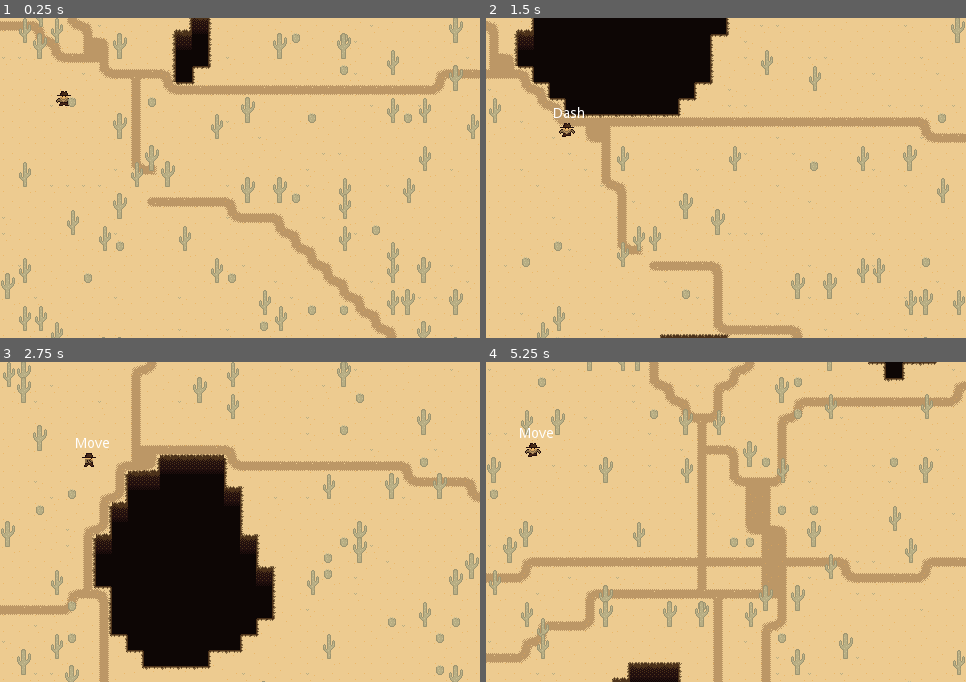
Above: before the commit, frames 1-4 (two rows, left to right).
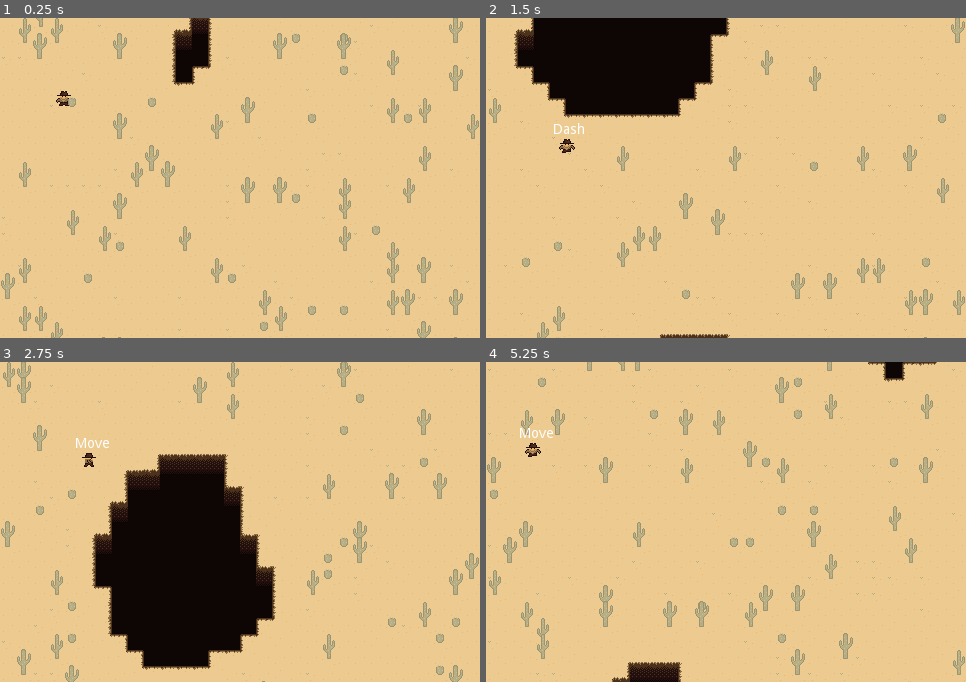
Above: after the commit, the same moments.

Repository: mikahimself/gun-fighters
Game: Godot game, scene res://scenes/World.tscn
The game is run twice, just before and just after one commit, with the same random seed, the same clock (stepped at 60 frames per second) and the same inputs.
Inputs:
- Up to frame 1 (0.25 s): no input
- Up to frame 2 (1.5 s): tap Enter (ui_accept) at 0.5, 0.77 s; hold Right (move_right) 0.53-1.28 s; hold R (draw_roads) 0.53-1.28 s; hold Down (move_down) from 1.28 s (still down); tap M (move_dash) at 1.35 s
- Up to frame 3 (2.75 s): tap Enter (ui_accept) at 1.52 s; release Down (move_down) at 2.03 s; hold Right (move_right) from 2.03 s (still down); hold 1 (simulate_damage) from 2.03 s (still down)
- Up to frame 4 (5.25 s): release Right (move_right) at 2.78 s; release 1 (simulate_damage) at 2.78 s; hold Up (move_up) 2.78-3.53 s; tap R (draw_roads) at 2.85 s; tap Enter (ui_accept) at 3.02, 3.77, 4.52 s; hold M (move_dash) 3.53-4.28 s; hold Left (move_left) 3.53-5.03 s; tap 1 (simulate_damage) at 4.35 s; hold Down (move_down) from 5.03 s (still down); hold R (draw_roads) from 5.03 s (still down)

The runs differ from the first frame. In frame 1, 5.9% of the frame differs, in the area x 0-100%, y 0-100%; in frame 2, 6.0%; in frame 3, 5.0%; in frame 4, 11%.

Commit message:
Update ledge detection handling

Diff:
--- a/scenes/Player.tscn
+++ b/scenes/Player.tscn
@@ -10,8 +10,8 @@
 [ext_resource path="res://scripts/Fall.gd" type="Script" id=8]
 
 [sub_resource type="CapsuleShape2D" id=1]
-radius = 2.60929
-height = 5.65132
+radius = 2.0
+height = 4.0
 
 [sub_resource type="Animation" id=2]
 resource_name = "Fall"
@@ -79,6 +79,18 @@
 "update": 0,
 "values": [ Vector2( 1, 1 ) ]
 }
+tracks/3/type = "value"
+tracks/3/path = NodePath("Sprite:position")
+tracks/3/interp = 1
+tracks/3/loop_wrap = true
+tracks/3/imported = false
+tracks/3/enabled = true
+tracks/3/keys = {
+"times": PoolRealArray( 0 ),
+"transitions": PoolRealArray( 1 ),
+"update": 0,
+"values": [ Vector2( 0, 0 ) ]
+}
 
 [sub_resource type="Animation" id=4]
 tracks/0/type = "value"
@@ -117,25 +129,138 @@
 "update": 0,
 "values": [ 0.0 ]
 }
+tracks/3/type = "value"
+tracks/3/path = NodePath("Sprite:position")
+tracks/3/interp = 1
+tracks/3/loop_wrap = true
+tracks/3/imported = false
+tracks/3/enabled = true
+tracks/3/keys = {
+"times": PoolRealArray( 0 ),
+"transitions": PoolRealArray( 1 ),
+"update": 0,
+"values": [ Vector2( 0, 0 ) ]
+}
 
 [sub_resource type="Animation" id=5]
-length = 0.8
-loop = true
-tracks/0/type = "value"
-tracks/0/path = NodePath("Sprite:frame")
-tracks/0/interp = 1
-tracks/0/loop_wrap = true
-tracks/0/imported = false
-tracks/0/enabled = true
-tracks/0/keys = {
-"times": PoolRealArray( 0, 0.2, 0.4, 0.6 ),
-"transitions": PoolRealArray( 1, 1, 1, 1 ),
-"update": 1,
-"values": [ 1, 2, 3, 0 ]
+resource_name = "Ledge-Down"
+length = 0.4
+loop = true
+tracks/0/type = "value"
+tracks/0/path = NodePath("Sprite:frame")
+tracks/0/interp = 1
+tracks/0/loop_wrap = true
+tracks/0/imported = false
+tracks/0/enabled = true
+tracks/0/keys = {
+"times": PoolRealArray( 0, 0.1, 0.2, 0.3 ),
+"transitions": PoolRealArray( 1, 1, 1, 1 ),
+"update": 1,
+"values": [ 40, 41, 42, 43 ]
+}
+tracks/1/type = "value"
+tracks/1/path = NodePath("Sprite:position")
+tracks/1/interp = 1
+tracks/1/loop_wrap = true
+tracks/1/imported = false
+tracks/1/enabled = true
+tracks/1/keys = {
+"times": PoolRealArray( 0 ),
+"transitions": PoolRealArray( 1 ),
+"update": 0,
+"values": [ Vector2( 0, 0 ) ]
+}
+
+[sub_resource type="Animation" id=12]
+resource_name = "Ledge-Left"
+length = 0.4
+loop = true
+tracks/0/type = "value"
+tracks/0/path = NodePath("Sprite:frame")
+tracks/0/interp = 1
+tracks/0/loop_wrap = true
+tracks/0/imported = false
+tracks/0/enabled = true
+tracks/0/keys = {
+"times": PoolRealArray( 0, 0.2 ),
+"transitions": PoolRealArray( 1, 1 ),
+"update": 1,
+"values": [ 70, 71 ]
+}
+tracks/1/type = "value"
+tracks/1/path = NodePath("Sprite:position")
+tracks/1/interp = 1
+tracks/1/loop_wrap = true
+tracks/1/imported = false
+tracks/1/enabled = true
+tracks/1/keys = {
+"times": PoolRealArray( 0 ),
+"transitions": PoolRealArray( 1 ),
+"update": 0,
+"values": [ Vector2( -2, 0 ) ]
+}
+
+[sub_resource type="Animation" id=11]
+resource_name = "Ledge-Right"
+length = 0.4
+loop = true
+tracks/0/type = "value"
+tracks/0/path = NodePath("Sprite:frame")
+tracks/0/interp = 1
+tracks/0/loop_wrap = true
+tracks/0/imported = false
+tracks/0/enabled = true
+tracks/0/keys = {
+"times": PoolRealArray( 0, 0.2 ),
+"transitions": PoolRealArray( 1, 1 ),
+"update": 1,
+"values": [ 60, 61 ]
+}
+tracks/1/type = "value"
+tracks/1/path = NodePath("Sprite:position")
+tracks/1/interp = 1
+tracks/1/loop_wrap = true
+tracks/1/imported = false
+tracks/1/enabled = true
+tracks/1/keys = {
+"times": PoolRealArray( 0 ),
+"transitions": PoolRealArray( 1 ),
+"update": 0,
+"values": [ Vector2( 2, 0 ) ]
+}
+
+[sub_resource type="Animation" id=10]
+resource_name = "Ledge-Up"
+length = 0.4
+loop = true
+tracks/0/type = "value"
+tracks/0/path = NodePath("Sprite:frame")
+tracks/0/interp = 1
+tracks/0/loop_wrap = true
+tracks/0/imported = false
+tracks/0/enabled = true
+tracks/0/keys = {
+"times": PoolRealArray( 0, 0.1, 0.2, 0.3 ),
+"transitions": PoolRealArray( 1, 1, 1, 1 ),
+"update": 1,
+"values": [ 50, 51, 52, 53 ]
+}
+tracks/1/type = "value"
+tracks/1/path = NodePath("Sprite:position")
+tracks/1/interp = 1
+tracks/1/loop_wrap = true
+tracks/1/imported = false
+tracks/1/enabled = true
+tracks/1/keys = {
+"times": PoolRealArray( 0 ),
+"transitions": PoolRealArray( 1 ),
+"update": 0,
+"values": [ Vector2( 0, 0 ) ]
 }
 
 [sub_resource type="Animation" id=6]
 length = 0.8
+loop = true
 tracks/0/type = "value"
 tracks/0/path = NodePath("Sprite:frame")
 tracks/0/interp = 1
@@ -146,12 +271,23 @@
 "times": PoolRealArray( 0, 0.2, 0.4, 0.6 ),
 "transitions": PoolRealArray( 1, 1, 1, 1 ),
 "update": 1,
-"values": [ 30, 31, 32, 33 ]
+"values": [ 1, 2, 3, 0 ]
+}
+tracks/1/type = "value"
+tracks/1/path = NodePath("Sprite:position")
+tracks/1/interp = 1
+tracks/1/loop_wrap = true
+tracks/1/imported = false
+tracks/1/enabled = true
+tracks/1/keys = {
+"times": PoolRealArray( 0 ),
+"transitions": PoolRealArray( 1 ),
+"update": 0,
+"values": [ Vector2( 0, 0 ) ]
 }
 
 [sub_resource type="Animation" id=7]
 length = 0.8
-loop = true
 tracks/0/type = "value"
 tracks/0/path = NodePath("Sprite:frame")
 tracks/0/interp = 1
@@ -162,11 +298,24 @@
 "times": PoolRealArray( 0, 0.2, 0.4, 0.6 ),
 "transitions": PoolRealArray( 1, 1, 1, 1 ),
 "update": 1,
-"values": [ 20, 21, 22, 23 ]
+"values": [ 30, 31, 32, 33 ]
+}
+tracks/1/type = "value"
+tracks/1/path = NodePath("Sprite:position")
+tracks/1/interp = 1
+tracks/1/loop_wrap = true
+tracks/1/imported = false
+tracks/1/enabled = true
+tracks/1/keys = {
+"times": PoolRealArray( 0 ),
+"transitions": PoolRealArray( 1 ),
+"update": 0,
+"values": [ Vector2( 0, 0 ) ]
 }
 
 [sub_resource type="Animation" id=8]
 length = 0.8
+loop = true
 tracks/0/type = "value"
 tracks/0/path = NodePath("Sprite:frame")
 tracks/0/interp = 1
@@ -177,7 +326,46 @@
 "times": PoolRealArray( 0, 0.2, 0.4, 0.6 ),
 "transitions": PoolRealArray( 1, 1, 1, 1 ),
 "update": 1,
+"values": [ 20, 21, 22, 23 ]
+}
+tracks/1/type = "value"
+tracks/1/path = NodePath("Sprite:position")
+tracks/1/interp = 1
+tracks/1/loop_wrap = true
+tracks/1/imported = false
+tracks/1/enabled = true
+tracks/1/keys = {
+"times": PoolRealArray( 0 ),
+"transitions": PoolRealArray( 1 ),
+"update": 0,
+"values": [ Vector2( 0, 0 ) ]
+}
+
+[sub_resource type="Animation" id=9]
+length = 0.8
+tracks/0/type = "value"
+tracks/0/path = NodePath("Sprite:frame")
+tracks/0/interp = 1
+tracks/0/loop_wrap = true
+tracks/0/imported = false
+tracks/0/enabled = true
+tracks/0/keys = {
+"times": PoolRealArray( 0, 0.2, 0.4, 0.6 ),
+"transitions": PoolRealArray( 1, 1, 1, 1 ),
+"update": 1,
 "values": [ 11, 12, 13, 10 ]
+}
+tracks/1/type = "value"
+tracks/1/path = NodePath("Sprite:position")
+tracks/1/interp = 1
+tracks/1/loop_wrap = true
+tracks/1/imported = false
+tracks/1/enabled = true
+tracks/1/keys = {
+"times": PoolRealArray( 0 ),
+"transitions": PoolRealArray( 1 ),
+"update": 0,
+"values": [ Vector2( 0, 0 ) ]
 }
 
 [node name="Player" type="KinematicBody2D"]
@@ -187,10 +375,10 @@
 texture = ExtResource( 1 )
 vframes = 8
 hframes = 10
-frame = 10
+frame = 1
 
 [node name="CollisionShape2D" type="CollisionShape2D" parent="."]
-position = Vector2( 0, 5.99713 )
+position = Vector2( 0, 5.5 )
 rotation = 1.5708
 shape = SubResource( 1 )
 
@@ -224,33 +412,34 @@
 }
 
 [node name="Rays" type="Node2D" parent="."]
-visible = false
 
 [node name="RayUp" type="RayCast2D" parent="Rays"]
-position = Vector2( 0, 6 )
+position = Vector2( 0, 7.5 )
 enabled = true
 cast_to = Vector2( 0, -4 )
 collision_mask = 2
 collide_with_areas = true
 
 [node name="RayLeft" type="RayCast2D" parent="Rays"]
-position = Vector2( 0, 6 )
+visible = false
+position = Vector2( 4, 6 )
 enabled = true
-cast_to = Vector2( -4, 0 )
+cast_to = Vector2( -8, 0 )
 collision_mask = 2
 collide_with_areas = true
 
 [node name="RayDown" type="RayCast2D" parent="Rays"]
-position = Vector2( 0, 4 )
+position = Vector2( 0, 3.5 )
 enabled = true
 cast_to = Vector2( 0, 4 )
 collision_mask = 2
 collide_with_areas = true
 
 [node name="RayRight" type="RayCast2D" parent="Rays"]
-position = Vector2( 0, 6 )
+visible = false
+position = Vector2( -4, 6 )
 enabled = true
-cast_to = Vector2( 4, 0 )
+cast_to = Vector2( 8, 0 )
 collision_mask = 2
 collide_with_areas = true
 
@@ -258,7 +447,11 @@
 anims/Fall = SubResource( 2 )
 anims/Idle_Down = SubResource( 3 )
 anims/Idle_Up = SubResource( 4 )
-anims/Walk_Down = SubResource( 5 )
-anims/Walk_Left = SubResource( 6 )
-anims/Walk_Right = SubResource( 7 )
-anims/Walk_Up = SubResource( 8 )
+anims/Ledge-Down = SubResource( 5 )
+anims/Ledge-Left = SubResource( 12 )
+anims/Ledge-Right = SubResource( 11 )
+anims/Ledge-Up = SubResource( 10 )
+anims/Walk_Down = SubResource( 6 )
+anims/Walk_Left = SubResource( 7 )
+anims/Walk_Right = SubResource( 8 )
+anims/Walk_Up = SubResource( 9 )
--- a/scenes/World.tscn
+++ b/scenes/World.tscn
@@ -25,12 +25,14 @@
 format = 1
 
 [node name="TileMapPaths" type="TileMap" parent="Navigation2D"]
+visible = false
 tile_set = ExtResource( 3 )
 cell_size = Vector2( 16, 16 )
 cell_custom_transform = Transform2D( 16, 0, 0, 16, 0, 0 )
 format = 1
 
 [node name="TileMapProps" type="TileMap" parent="Navigation2D"]
+visible = false
 tile_set = ExtResource( 2 )
 cell_size = Vector2( 16, 16 )
 cell_y_sort = true
--- a/scripts/Idle.gd
+++ b/scripts/Idle.gd
@@ -22,10 +22,13 @@
 
 func check_ledge() -> bool:
 	var rays = owner.rays
+	var colliding_rays = []
 	for ray in rays:
 		if ray.is_colliding():
-			state_machine.transition_to("OnLedge", { "ray": ray.name} )
-			return true
+			colliding_rays.append(ray.name)
+	if (colliding_rays.size() > 0):
+		state_machine.transition_to("OnLedge", { "rays": colliding_rays} )
+		return true
 	return false
 
 func slow_down(delta) -> void:
--- a/scripts/OnLedge.gd
+++ b/scripts/OnLedge.gd
@@ -2,6 +2,8 @@
 
 func enter(_msg := {}) -> void:
 	print("Ledge")
+	set_animation(_msg["rays"])
+
 
 # Declare member variables here. Examples:
 # var a = 2
@@ -17,8 +19,36 @@
 
 func check_ledge() -> bool:
 	var rays = owner.rays
+	var colliding_rays = []
 	for ray in rays:
 		if ray.is_colliding():
-			#state_machine.transition_to("OnLedge", { "ray": ray.name} )
-			return true
+			colliding_rays.append(ray.name)
+	if (colliding_rays.size() > 0):
+		state_machine.transition_to("OnLedge", { "rays": colliding_rays} )
+		return true
 	return false
+
+func set_animation(rays) -> void:
+	if (owner.facing.x == 1):
+		if ("RayRight" in rays):
+			owner.play_animation("Ledge-Right")
+	if (owner.facing.x == -1):
+		if ("RayLeft" in rays):
+			owner.play_animation("Ledge-Left")
+	if (owner.facing.y == -1):
+		if ("RayUp" in rays):
+			owner.play_animation("Ledge-Up")
+	if (owner.facing.y == 1):
+		if ("RayDown" in rays):
+			owner.play_animation("Ledge-Down")
+
+	#print (rays)
+	# if (ray == "RayUp" && owner.facing.y != 1):
+	# 	owner.play_animation("Ledge-Up")
+	# if (ray == "RayDown" && owner.facing.y != -1):
+	# 	owner.play_animation("Ledge-Down")
+	# if (ray == "RayRight"):
+
+	# 	owner.play_animation("Ledge-Right")
+	# if (ray == "RayLeft"):
+	# 	owner.play_animation("Ledge-Left")
--- a/scripts/World.gd
+++ b/scripts/World.gd
@@ -162,12 +162,12 @@
 
 func check_surroundings(x: int, y:int) -> bool:
 	var placeOK = true
-	if sand_map.get_cell(x - 1, y) == -1:
+	if sand_map.get_cell(x - 2, y) == -1:
 		placeOK = false
-	if sand_map.get_cell(x + 1, y) == -1:
+	if sand_map.get_cell(x + 2, y) == -1:
 		placeOK = false
-	if sand_map.get_cell(x, y - 1) == -1:
+	if sand_map.get_cell(x, y - 2) == -1:
 		placeOK = false
-	if sand_map.get_cell(x, y + 1) == -1:
+	if sand_map.get_cell(x, y + 2) == -1:
 		placeOK = false
 	return placeOK
Not shown: 1 places in scenes/Player.tscn that only renumber resources
Binary file changed: sprites/character.png
Not shown, changed: sprites/character.psd
